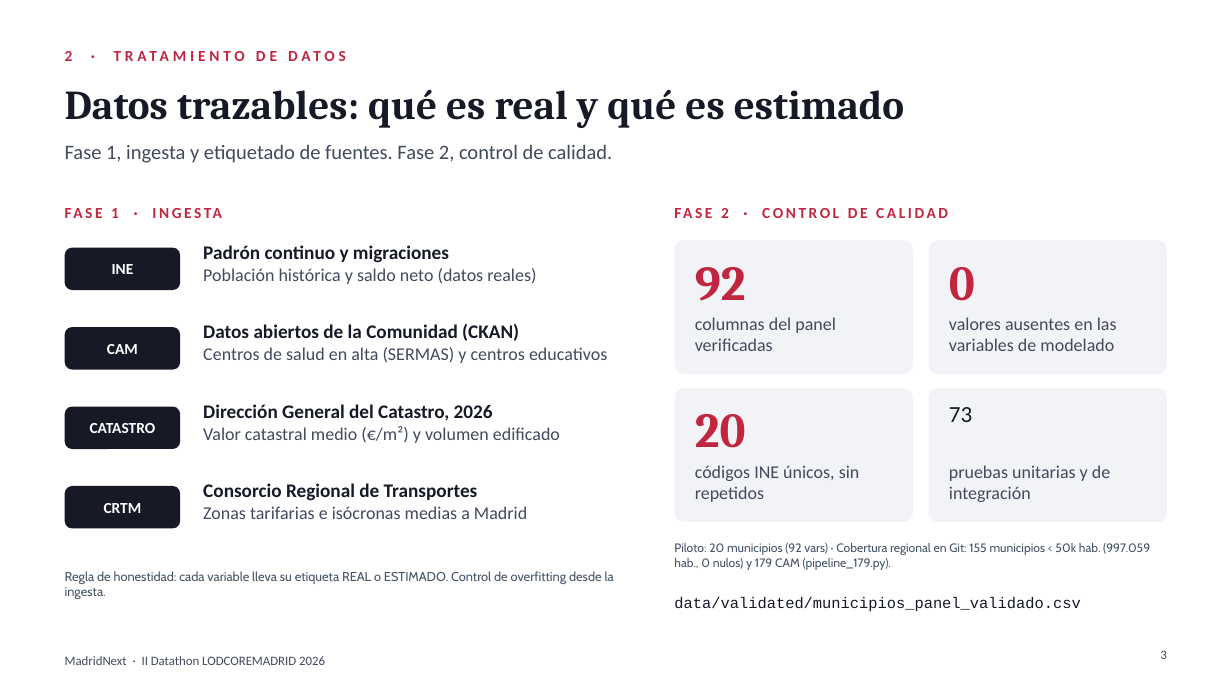
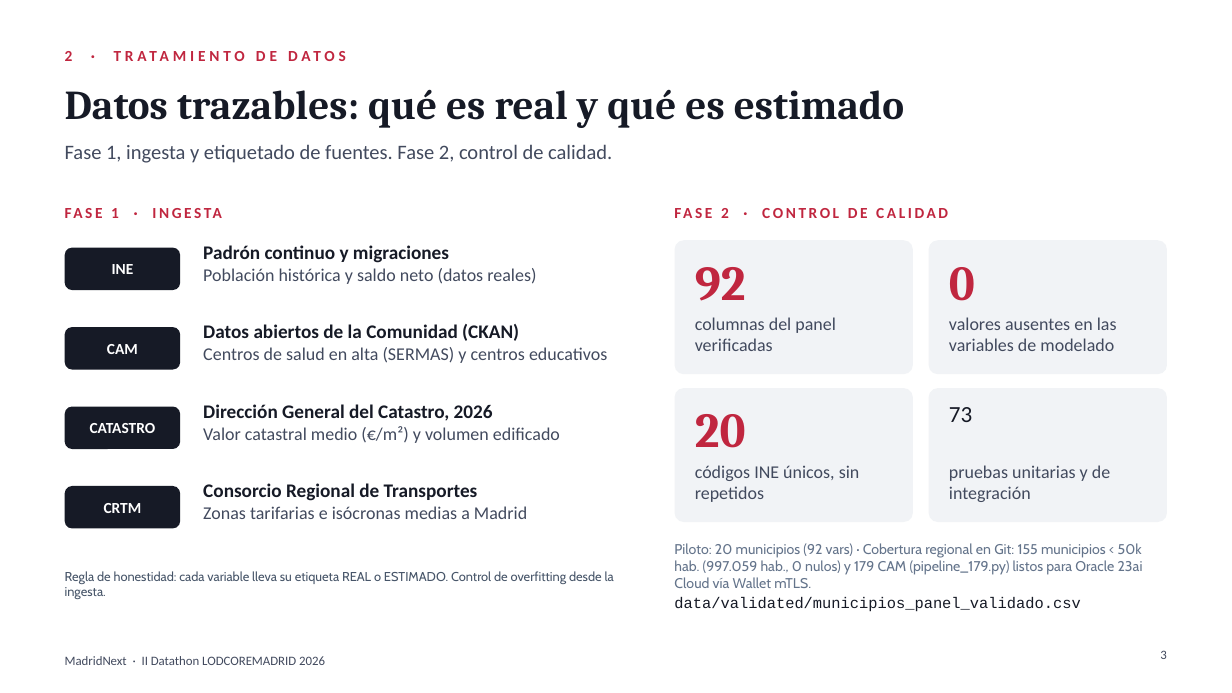
Before and after one commit to AlejandroCuntin/DatathonLodCoreMadrid, a slide deck: slide 3 of presentacion_datathon_oficial.pptx. Drawn at 1232x693 pixels with LibreOffice and Linux fonts; fonts in the diff are those of the drawing. Boxes give left, top, right and bottom in pixels: in the first picture for what was removed or moved away, otherwise in the second. Text is boxed around its words. In the diff, an @@ line names an element or a change of style, - is before the commit and + after.

```diff
--- a/presentacion_datathon_oficial.pptx
+++ b/presentacion_datathon_oficial.pptx
@@ text at [674, 543, 1143, 588]: text changed; size 9.5 to 11 pt; text colour #475569 to #64748B @@
-Piloto: 20 municipios (92 vars) · Cobertura regional en Git: 155 municipios < 50k hab. (997.059 hab., 0 nulos) y 179 CAM (pipeline_179.py).
+Piloto: 20 municipios (92 vars) · Cobertura regional en Git: 155 municipios < 50k hab. (997.059 hab., 0 nulos) y 179 CAM (pipeline_179.py) listos para Oracle 23ai Cloud vía Wallet mTLS.
```
Also in this commit, not shown: 4 other slides changed, 1 other file.
